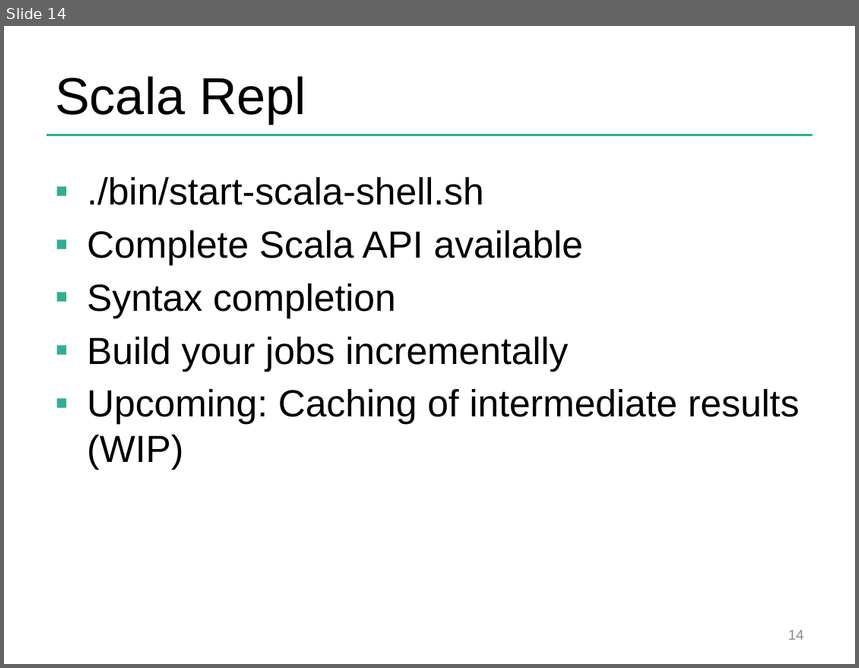
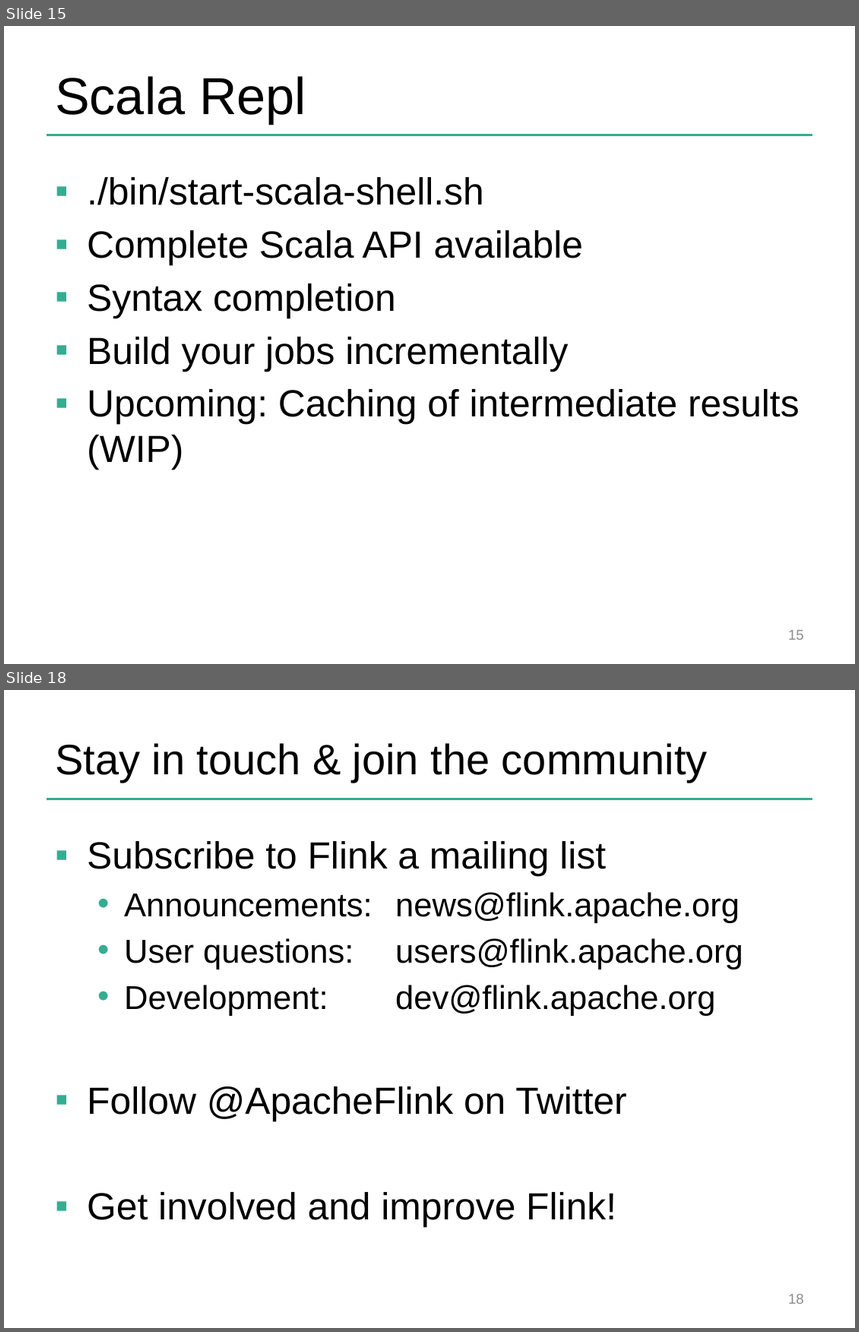
Before and after one commit to dataArtisans/flink-training-web, a slide deck: slides/closing.pptx. Shown one above the other, each under a label of ours: slide 14 before the commit, slides 15 and 18 after it; the slides between them are not shown. The pictures are 859x668 and 859x1332 pixels, drawn with LibreOffice and Linux fonts; fonts in the diff are those of the drawing; background and template pictures are left out. Boxes give left, top, right and bottom in pixels: in the first picture for what was removed or moved away, otherwise in the second. Text is boxed around its words. In the diff, an @@ line names an element or a change of style, - is before the commit and + after.

```diff
--- a/slides/closing.pptx
+++ b/slides/closing.pptx
@@ slide 18 added at [4,690,855,1328], background #FFFFFF; not listed: 1 template element that a slide beside it also shows @@
@@ title added at [55,743,708,781], 36 pt, text #000000 @@
+Stay in touch & join the community
@@ text added at [87,841,743,1228], 28 pt, text #000000 @@
+▪ Subscribe to Flink a mailing list
+  • Announcements: news@flink.apache.org
+  • User questions: users@flink.apache.org
+  • Development: dev@flink.apache.org
+▪ Follow @ApacheFlink on Twitter
+▪ Get involved and improve Flink!
@@ page number added at [788,1294,804,1304], 12 pt, text #8C8C8C @@
+18
@@ what was slide 14 is now slide 15 @@
@@ page number at [788,630,804,640]: text changed @@
-14
+15
```
Also in this commit, not shown: 4 slides changed, 4 other slides added, 2 slides removed, 5 other files.
